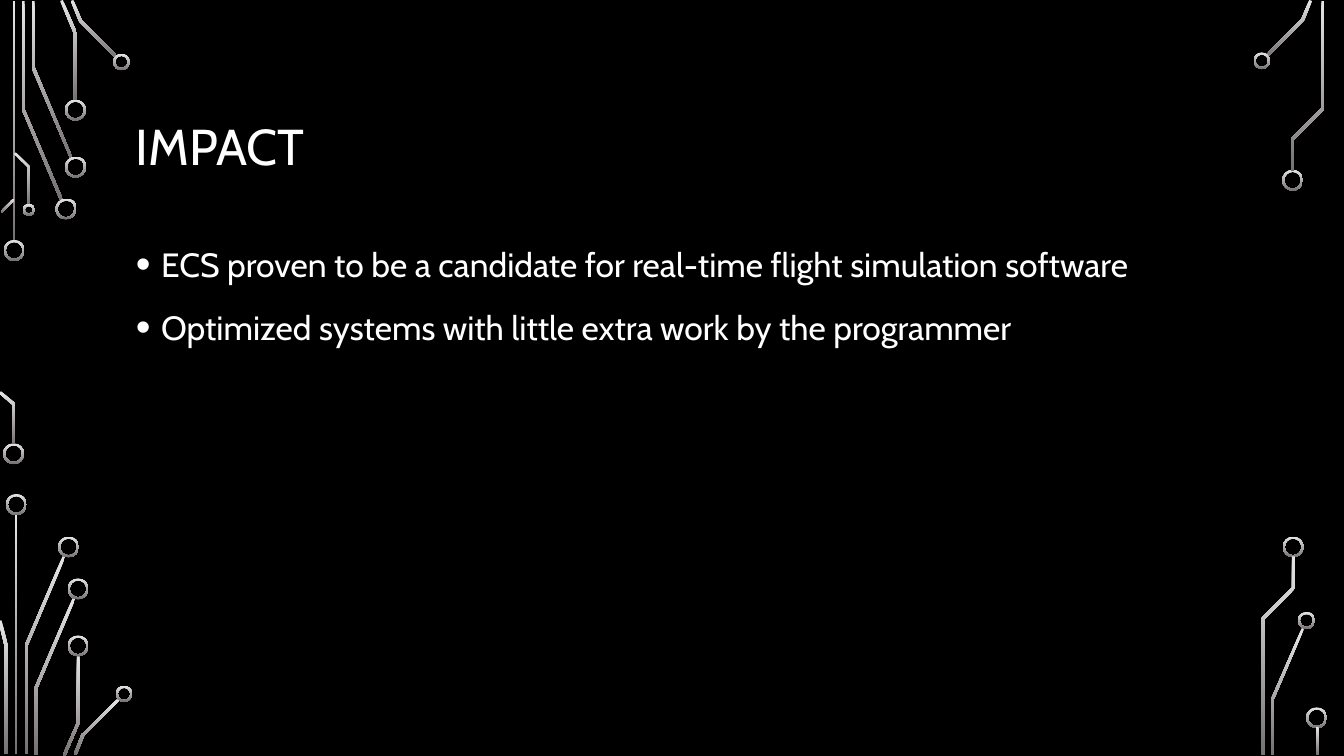
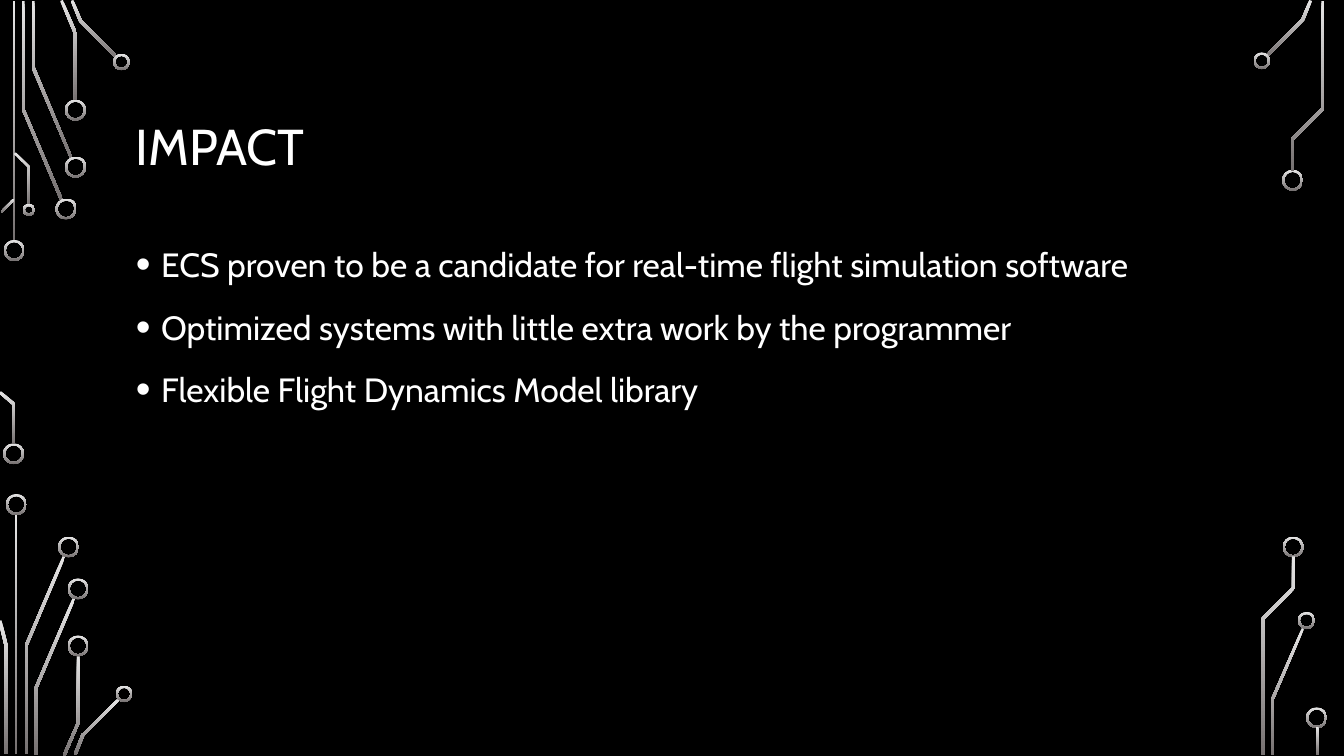
Before and after one commit to chaddw/ECS-Rust-FlightDynamics, a slide deck: slide 20 of Defense.pptx. Drawn at 1344x756 pixels with LibreOffice and Linux fonts; fonts in the diff are those of the drawing; background and template pictures are left out. Boxes give left, top, right and bottom in pixels: in the first picture for what was removed or moved away, otherwise in the second. Text is boxed around its words. In the diff, an @@ line names an element or a change of style, - is before the commit and + after.

Commit message:
small update

```diff
--- a/Defense.pptx
+++ b/Defense.pptx
@@ text at (161,376,698,410): paragraph added @@
+• Flexible Flight Dynamics Model library
```
Also in this commit, not shown: 1 other slide changed.
